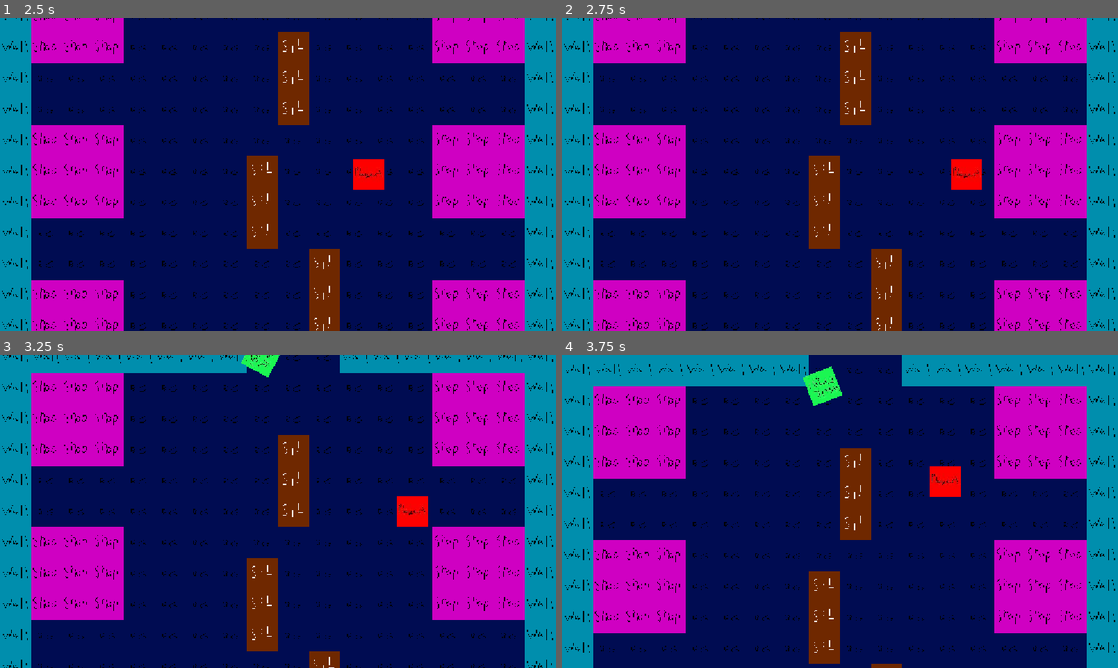
Above: before the commit, frames 1-4 (two rows, left to right).
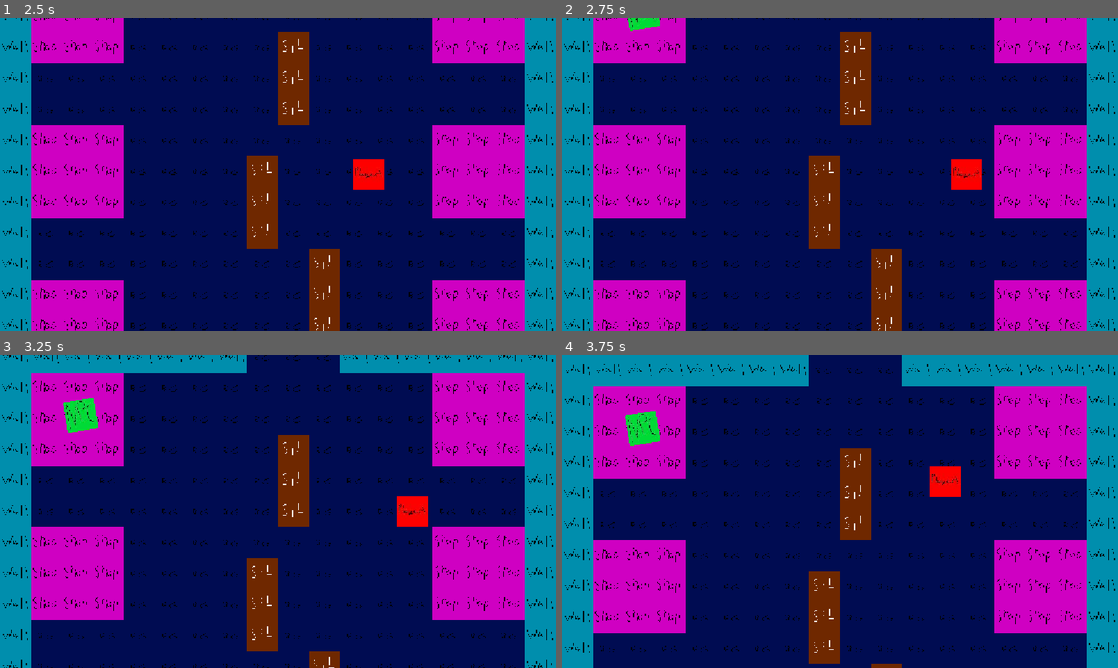
Above: after the commit, the same moments.

Repository: GayassKnight/ghostie-game-2026
Game: Godot game, scene res://Scenes/game.tscn
The game is run twice, just before and just after one commit, with the same random seed, the same clock (stepped at 60 frames per second) and the same inputs.
Inputs:
- Up to frame 1 (2.5 s): tap Enter at 0.5 s; hold Right (Right) 0.53-1.28 s; hold Down (Down) 1.28-2.03 s; hold Right (Right) from 2.03 s (still down)
- Up to frame 2 (2.75 s): keep holding Right (Right)
- Up to frame 3 (3.25 s): release Right (Right) at 2.78 s; hold Up (Up) from 2.78 s (still down)
- Up to frame 4 (3.75 s): release Up (Up) at 3.53 s; hold A (Left) from 3.53 s (still down)

Frame 1 is identical in both runs. In frame 2, 0.2% of the frame differs, in the area x 11-18%, y 0-5%; in frame 3, 0.9%; in frame 4, 1.1%, in the area x 11-51%, y 3-30%.

Commit message:
Exit and despawn NPCs
Made a new destination that despawns the NPC when they get to it. That way I can remove certain NPCs from the level and add more gradually so there's different puzzles for each one

Diff:
--- a/Scenes/game.tscn
+++ b/Scenes/game.tscn
@@ -7,9 +7,9 @@
 [ext_resource type="PackedScene" uid="uid://ct8s4o57vwtry" path="res://Scenes/human_npc.tscn" id="5_wowpa"]
 
 [sub_resource type="NavigationPolygon" id="NavigationPolygon_3dryh"]
-vertices = PackedVector2Array(520, -8, 205.82031, -8, 513.1406, -184.00781, 699.60156, -184.97656, 966.1172, -8, 696, -8, 696, 72, 520, 72, 1080, 72, 1080, 887, 72, 887, 72, 72)
-polygons = Array[PackedInt32Array]([PackedInt32Array(0, 1, 2, 3), PackedInt32Array(3, 4, 5), PackedInt32Array(0, 3, 5), PackedInt32Array(0, 5, 6, 7), PackedInt32Array(6, 8, 9, 10), PackedInt32Array(7, 6, 10), PackedInt32Array(7, 10, 11)])
-outlines = Array[PackedVector2Array]([PackedVector2Array(64, 64, 511, -192, 702, -193, 1089, 64, 1089, 895, 63, 895)])
+vertices = PackedVector2Array(520, -8, 158.57813, -8, 502.2422, -308.21094, 710.7969, -323.72656, 1009.7969, -8, 696, -8, 696, 72, 520, 72, 1080, 72, 1080, 887, 72, 887, 72, 72)
+polygons = Array[PackedInt32Array]([PackedInt32Array(0, 1, 2), PackedInt32Array(3, 4, 5, 2), PackedInt32Array(0, 2, 5, 6), PackedInt32Array(7, 0, 6), PackedInt32Array(6, 8, 9, 10), PackedInt32Array(7, 6, 10), PackedInt32Array(7, 10, 11)])
+outlines = Array[PackedVector2Array]([PackedVector2Array(64, 64, 499, -316, 714, -332, 1089, 64, 1089, 895, 63, 895)])
 source_geometry_mode = 1
 source_geometry_group_name = &"navigation"
 agent_radius = 8.0
@@ -76,6 +76,11 @@
 position = Vector2(991, 797)
 gizmo_extents = 60.0
 
+[node name="Exit" type="Node" parent="BackgroundAndNavigation" unique_id=955254452]
+
+[node name="Exit" type="Marker2D" parent="BackgroundAndNavigation/Exit" unique_id=658471415]
+position = Vector2(604, -278)
+
 [node name="Player" parent="." unique_id=419081174 instance=ExtResource("1_ebmjs")]
 z_index = 1000
 position = Vector2(404, 261)
@@ -87,10 +92,11 @@
 limit_right = 1152
 limit_bottom = 962
 
-[node name="HumanNPC" parent="." unique_id=1217994032 node_paths=PackedStringArray("destinations") instance=ExtResource("5_wowpa")]
+[node name="HumanNPC" parent="." unique_id=1217994032 node_paths=PackedStringArray("destinations", "exit_destination") instance=ExtResource("5_wowpa")]
 z_index = 100
 position = Vector2(604, -84)
 collision_layer = 2
 collision_mask = 2
 safe_margin = 0.001
-destinations = [NodePath("../BackgroundAndNavigation/Shops/S …(226 unchanged characters)… ../BackgroundAndNavigation/Shops/Shop6")]
+destinations = [NodePath("../BackgroundAndNavigation/Shops/S …(226 unchanged characters)… ../BackgroundAndNavigation/Shops/Shop6"), NodePath("../BackgroundAndNavigation/Exit/Exit")]
+exit_destination = NodePath("../BackgroundAndNavigation/Exit/Exit")
--- a/Scenes/human_npc.tscn
+++ b/Scenes/human_npc.tscn
@@ -75,3 +75,4 @@
 [connection signal="navigation_finished" from="NavigationAgent2D" to="." method="_on_navigation_agent_2d_navigation_finished"]
 [connection signal="timeout" from="IdleTimer" to="." method="_on_idle_timer_timeout"]
 [connection signal="body_entered" from="Area2D" to="." method="_on_area_2d_player_entered"]
+[connection signal="body_entered" from="Area2D" to="." method="_on_area_2d_body_entered"]
--- a/Scripts/human_npc.gd
+++ b/Scripts/human_npc.gd
@@ -3,14 +3,16 @@
 
 #Export variables
 @export var destinations:Array[Marker2D]
+@export var exit_destination:Marker2D
 
 #Onready variables
 @onready var navigation_agent_2d: NavigationAgent2D = $NavigationAgent2D
 @onready var idle_timer: Timer = $IdleTimer
 @onready var animated_sprite: AnimatedSprite2D = $AnimatedSprite2D
+@onready var human_npc: StateMachineSimple = $"."
 
 #Regular variables
-const SPEED = 100
+const SPEED = 900
 enum HumanStates {IDLE, WALKING, POSSESED}
 var current_state: HumanStates
 var current_destination:Marker2D
@@ -59,7 +61,13 @@
 	choose_next_state()
 
 func _on_navigation_agent_2d_navigation_finished() -> void:
-	_set_state(HumanStates.IDLE)
+	if current_destination == exit_destination:
+		despawn()
+	else:
+		_set_state(HumanStates.IDLE)
 
-func _on_area_2d_player_entered(body: Player) -> void:
+func despawn() -> void:
+	human_npc.queue_free()
+
+func _on_area_2d_body_entered(body: Node2D) -> void:
 	pass # Replace with function body.
